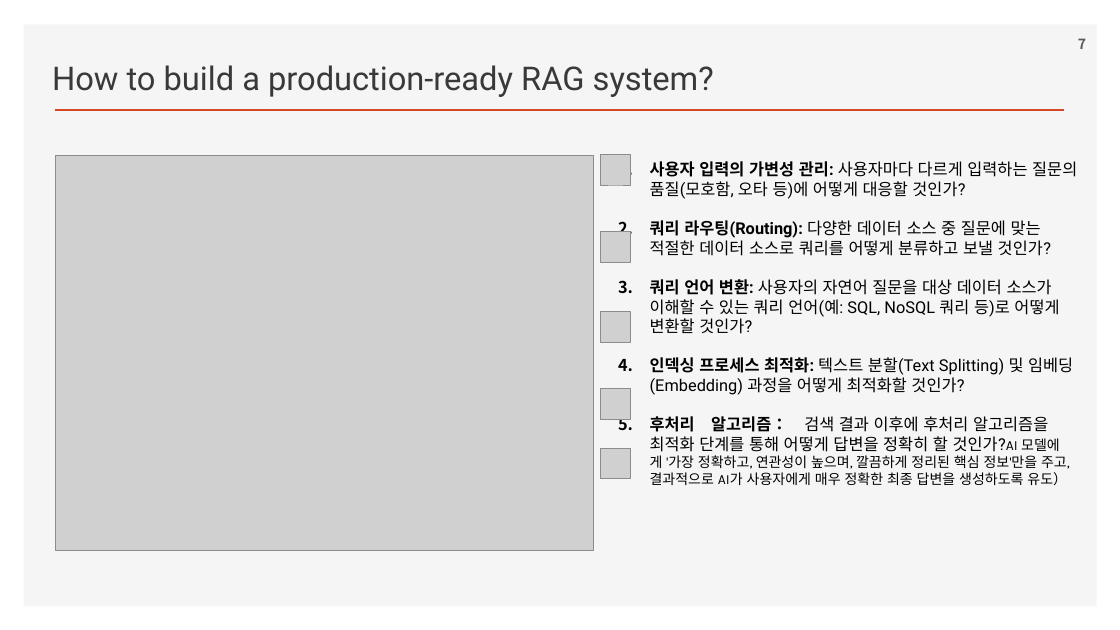
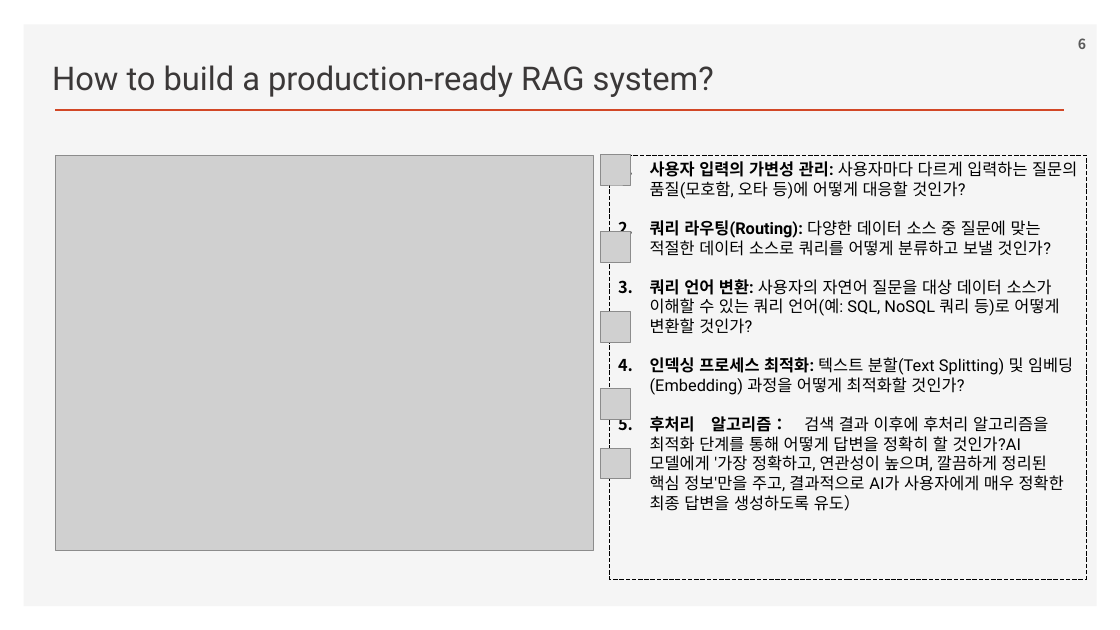
Before and after one commit to ancestor9/2026_Fall_Learning-Langchain-AI-Agent, a slide deck: slide 6 of ppts/CHAPTER 3 RAG Part II_Chatting with Your Data.pptx (slide 7 before the commit). Drawn at 1120x630 pixels with LibreOffice and Linux fonts; fonts in the diff are those of the drawing; grey boxes stand for pictures; background and template pictures are left out. Boxes give left, top, right and bottom in pixels: in the first picture for what was removed or moved away, otherwise in the second. Text is boxed around its words. In the diff, an @@ line names an element or a change of style, - is before the commit and + after.

```diff
--- a/ppts/CHAPTER 3 RAG Part II_Chatting with Your Data.pptx
+++ b/ppts/CHAPTER 3 RAG Part II_Chatting with Your Data.pptx
@@ page number at bbox=[1078, 38, 1086, 49]: text changed @@
-7
+6
@@ rectangle "사용자 입력의 가변성 관리: 사용자마다 ...": place and size @@
-rectangle "사용자 입력의 가변성 관리: 사용자마다 ..." at bbox=[650, 161, 1077, 485]
+rectangle "사용자 입력의 가변성 관리: 사용자마다 ..." at bbox=[610, 155, 1086, 580]
@@ rectangle "사용자 입력의 가변성 관리: 사용자마다 ..." at bbox=[610, 155, 1086, 580]: outline none to #000000 0.75 pt dashed @@
@@ text in rectangle at bbox=[650, 416, 1064, 511]: size 12 to 14 pt, font Karla to Roboto in "것인가?AI 모델에게 '가장 정확하고, 연관성이 높으며, 깔끔하게 ..." @@
```
Also in this commit, not shown: 5 other slides changed, 1 slide added.
